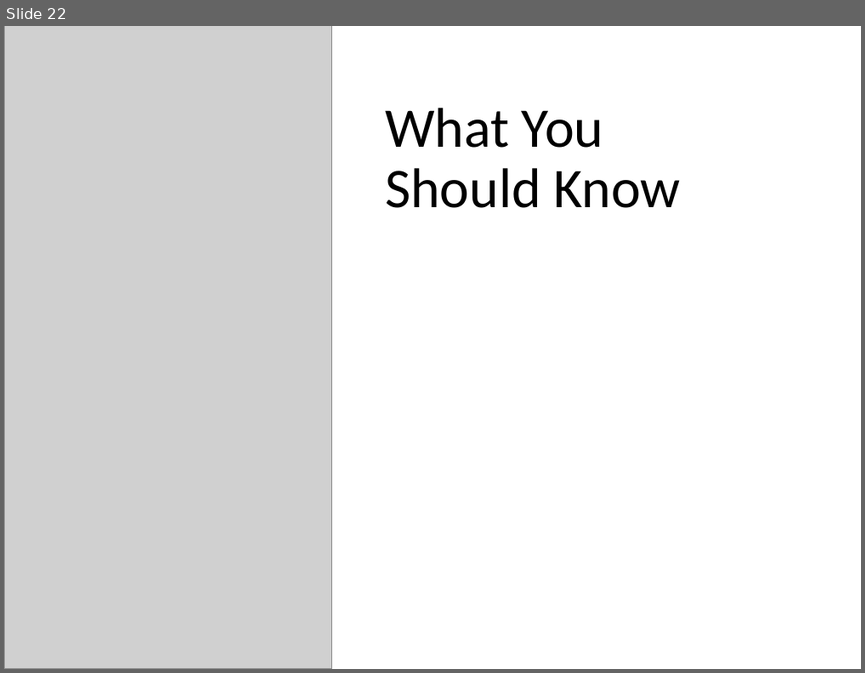
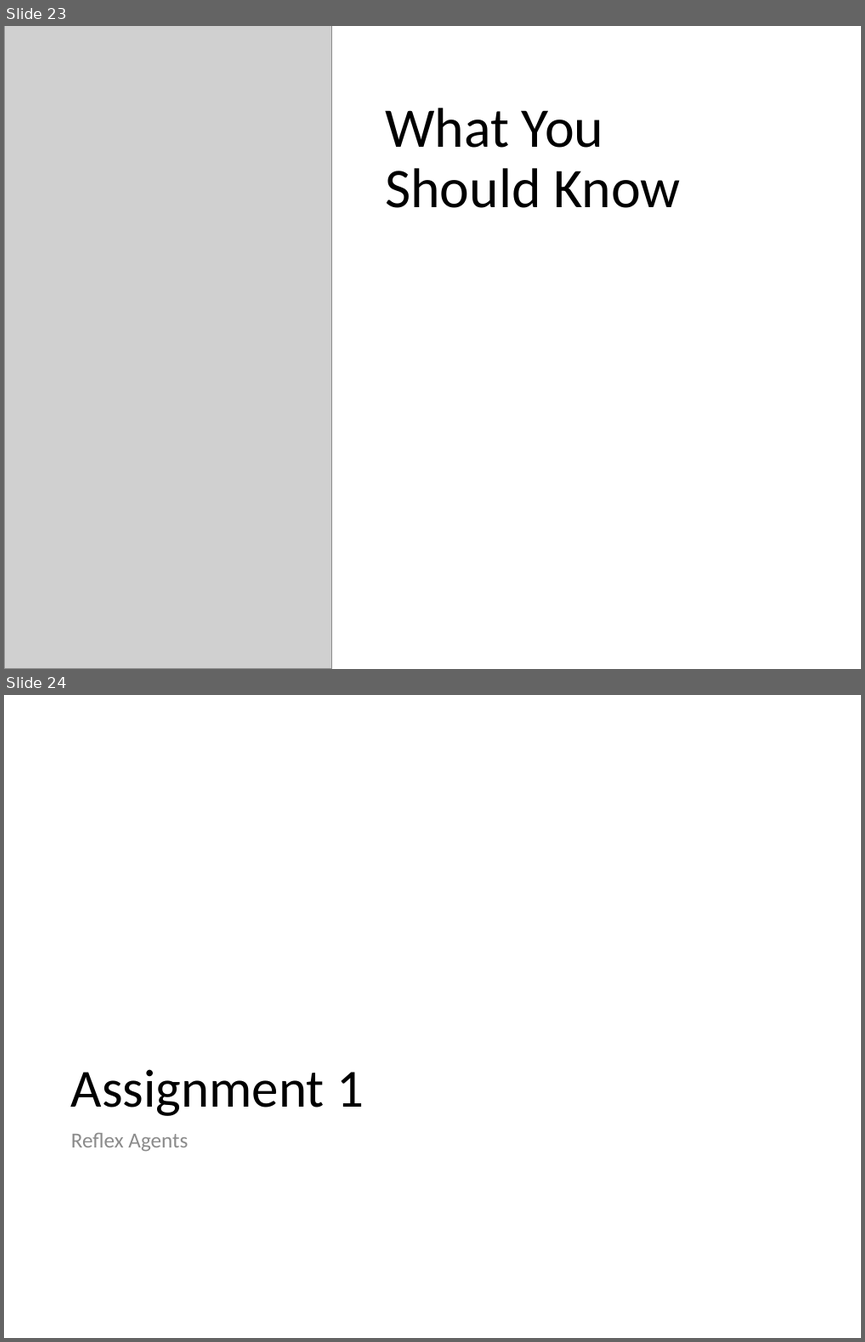
Before and after one commit to mhahsler/CS7320-AI, a slide deck: slides/02_agents_discussion.pptx. Shown one above the other, each under a label of ours: slide 22 before the commit, slides 23 and 24 after it. The pictures are 865x673 and 865x1342 pixels, drawn with LibreOffice and Linux fonts; fonts in the diff are those of the drawing; grey boxes stand for pictures. Boxes give left, top, right and bottom in pixels: in the first picture for what was removed or moved away, otherwise in the second. Text is boxed around its words. In the diff, an @@ line names an element or a change of style, - is before the commit and + after.

Commit message:
added when we talk about assignments.

```diff
--- a/slides/02_agents_discussion.pptx
+++ b/slides/02_agents_discussion.pptx
@@ slide 24 added at box(4, 695, 861, 1338), background #FFFFFF @@
@@ title added at box(71, 1069, 364, 1116), 45 pt, text #000000 @@
+Assignment 1
@@ text added at box(71, 1133, 188, 1151), 18 pt, text #8C8C8C @@
+Reflex Agents
@@ what was slide 22 is now slide 23 @@
```
Also in this commit, not shown: 1 slide changed, 1 other slide added, 1 other file.
